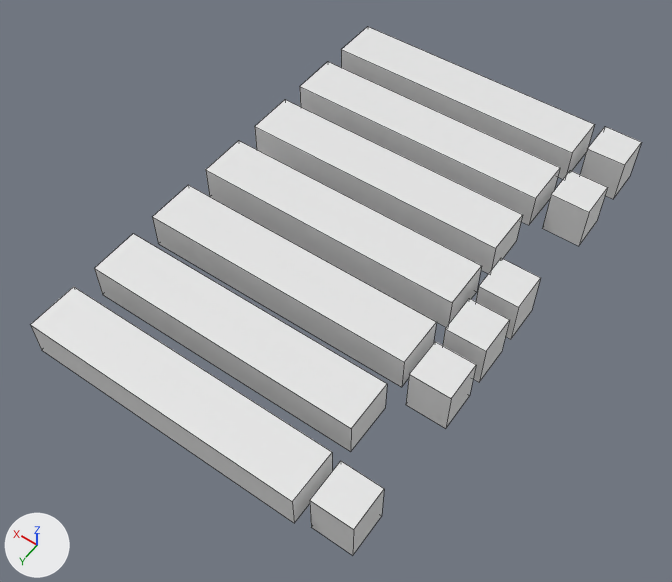
Before and after pictures for a commit that changed the Blender file deej_concept.blend.
Rendered twice from a camera (50 mm lens) standing at (-128.0, 464.0, 429.0) and looking at (72.0, 184.0, -10.0). The axes (+X, +Y, +Z) are drawn at lower left. The lights are the same throughout. Mesh edges are drawn as thin lines.

The first picture shows '0 Master', '0 Master.002', '0 Master.003', '0 Master.004', '0 Master.005', '0 Master.006', '1 current', '2 Musik', '3 Discord', '4 Browser', '7 unmapped', '8 Mic'.
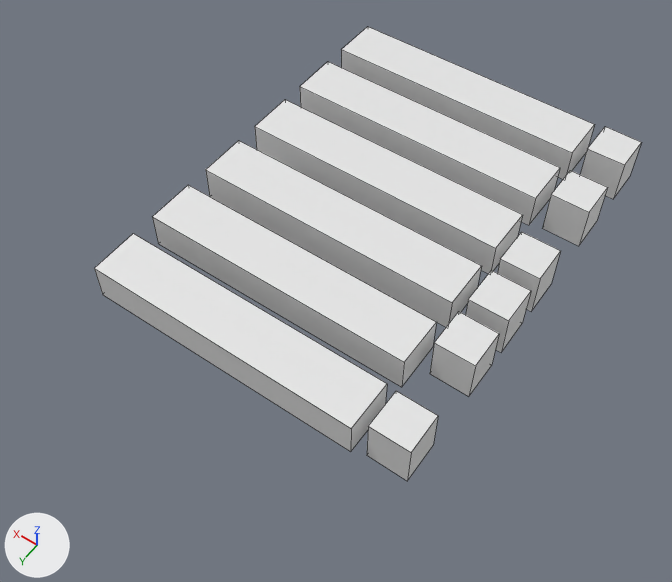
Commit message: Changing my concept again

What differs and where, as boxes [x1, y1, x2, y2] in the pictures (672 x 582 px):
'8 Mic', deleted
    before: [31, 287, 332, 523]
'0 Master.004', moved
    before: [310, 461, 384, 555]
    after: [367, 391, 438, 481]
'0 Master.006', moved
    before: [406, 342, 476, 428]
    after: [430, 312, 499, 396]
'0 Master.005', moved
    before: [443, 298, 509, 382]
    after: [466, 270, 531, 352]
'0 Master.003', moved
    before: [476, 258, 541, 339]
    after: [497, 232, 561, 311]

The change, as a diff of the scene's bpy script:
```diff
--- a/deej_concept.blend.py
+++ b/deej_concept.blend.py
@@ ob_8_mic @@
-ob_8_mic = bpy.data.objects.new('8 Mic', me_cube_008)
-ob_8_mic.location = (88.0, 304.0, 12.0)
-ob_8_mic.scale = (88.0, 16.0, 12.0)
@@ ob_0_master_003 @@
 ob_0_master_003 = bpy.data.objects.new('0 Master.003', me_cube_012)
-ob_0_master_003.location = (-20.0, 149.0, 14.0)
+ob_0_master_003.location = (-20.0, 125.0, 14.0)
 ob_0_master_003.scale = (12.4, 12.4, 15.0)
@@ ob_0_master_004 @@
 ob_0_master_004 = bpy.data.objects.new('0 Master.004', me_cube_013)
-ob_0_master_004.location = (-20.0, 304.0, 14.0)
+ob_0_master_004.location = (-20.0, 256.0, 14.0)
 ob_0_master_004.scale = (12.4, 12.4, 15.0)
@@ ob_0_master_005 @@
 ob_0_master_005 = bpy.data.objects.new('0 Master.005', me_cube_014)
-ob_0_master_005.location = (-20.0, 184.0, 14.0)
+ob_0_master_005.location = (-20.0, 160.0, 14.0)
 ob_0_master_005.scale = (12.4, 12.4, 15.0)
@@ ob_0_master_006 @@
 ob_0_master_006 = bpy.data.objects.new('0 Master.006', me_cube_015)
-ob_0_master_006.location = (-20.0, 219.0, 14.0)
+ob_0_master_006.location = (-20.0, 195.0, 14.0)
 ob_0_master_006.scale = (12.4, 12.4, 15.0)
```
